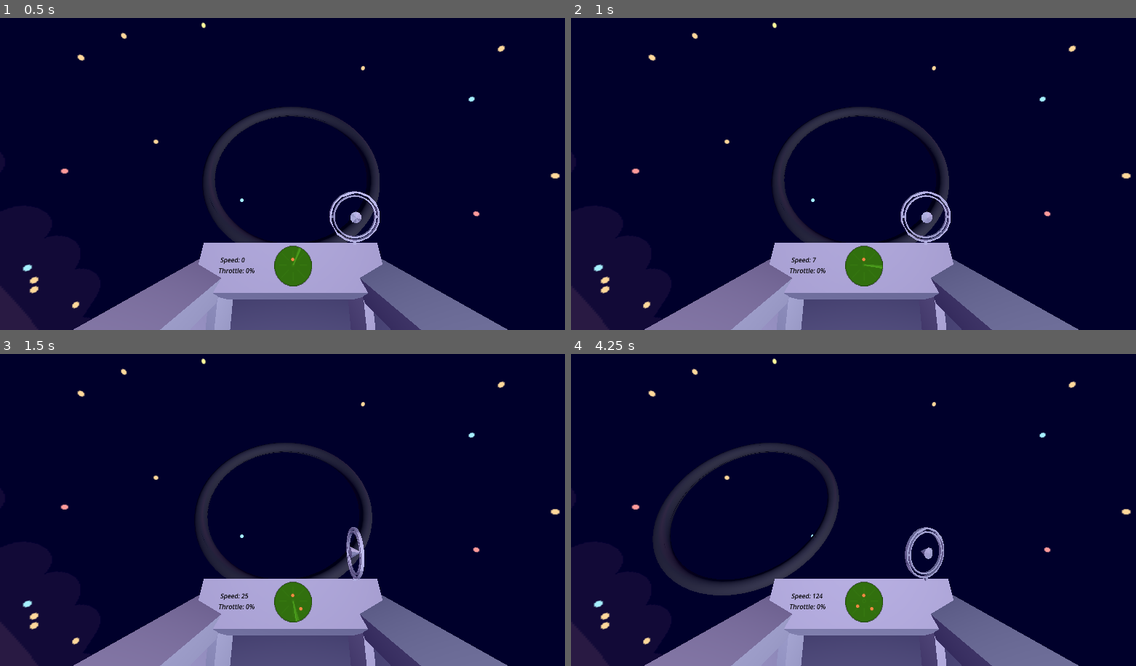
Above: before the commit, frames 1-4 (two rows, left to right).
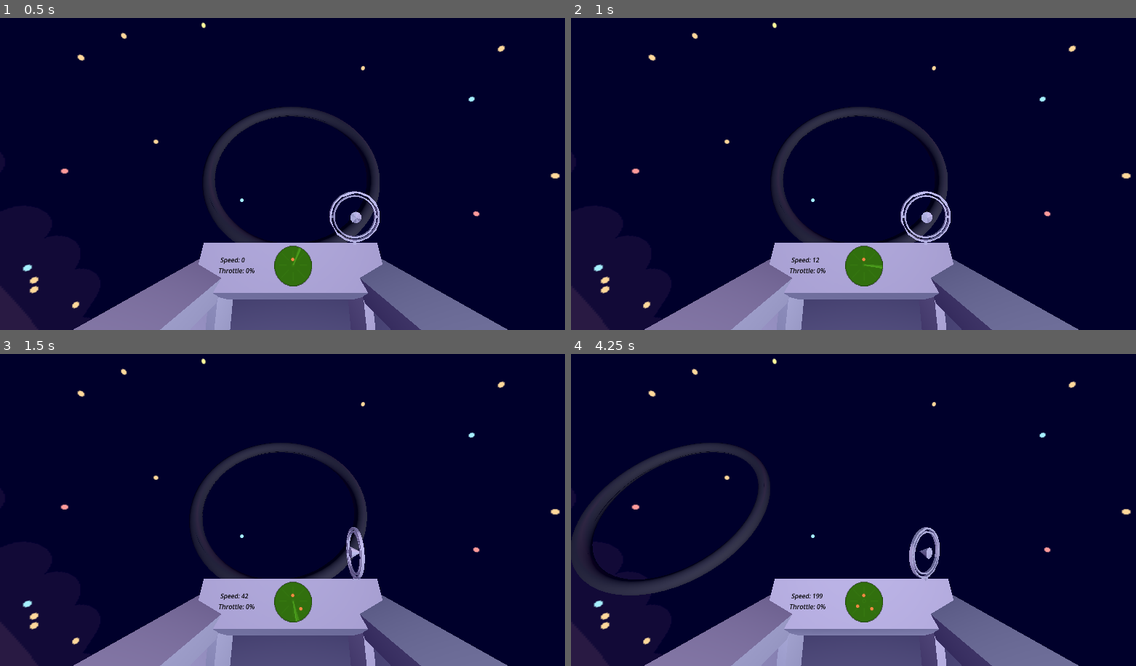
Above: after the commit, the same moments.

Repository: Chromaphasia/Noxara
Game: Godot game, scene res://Scenes/Main Scenes/system.tscn
The game is run twice, just before and just after one commit, with the same random seed, the same clock (stepped at 60 frames per second) and the same inputs.
Inputs:
- Up to frame 1 (0.5 s): no input
- Up to frame 2 (1 s): tap Enter at 0.5 s; hold D (HorizontalUp) from 0.53 s (still down); tap Space (Target) at 0.6 s
- Up to frame 3 (1.5 s): keep holding D (HorizontalUp); tap Space (Target) at 1.35 s
- Up to frame 4 (4.25 s): keep holding D (HorizontalUp); tap Space (Target) at 2.1, 2.85, 3.6 s

Frame 1 is identical in both runs. In frame 2, 0.2% of the frame differs, in the area x 37-67%, y 29-79%; in frame 3, 1.3%; in frame 4, 6.6%, in the area x 0-67%, y 28-79%.

Commit message:
Fixed max speed and dampeners

Diff:
--- /dev/null
+++ b/Scripts/Autoload/global_functions.gd
@@ -0,0 +1,8 @@
+extends Node
+
+func roundAway(x: float):
+	if x == 0:
+		return 0
+	if x < 0:
+		return floor(x)
+	return ceil(x)
--- a/Scripts/Player Ship Scripts/PlayerShip.gd
+++ b/Scripts/Player Ship Scripts/PlayerShip.gd
@@ -12,6 +12,9 @@
 var safeMode: bool
 # Get the gravity from the project settings to be synced with RigidBody nodes.
 var gravity = ProjectSettings.get_setting("physics/3d/default_gravity")
+const horizontalThrustRatio = .5
+const verticalThrustRatio = .7
+
 
 func _ready():
 	#Fixes debug message spam from look_at function
@@ -91,19 +94,20 @@
 	var secondGimbal = $"Gimbal/First Gimbal/Second Gimbal"
 	if !currentTarget:
 		if floor(velocity.length()*100) != 0:
-			firstGimbal.rotation.x = $Arrow.rotation.y
-			secondGimbal.rotation.x = -$Arrow.rotation.x
+			firstGimbal.rotation.x = move_toward(firstGimbal.rotation.x,$Arrow.rotation.y,abs(firstGimbal.rotation.x - $Arrow.rotation.y)*.5)
+			secondGimbal.rotation.x = move_toward(secondGimbal.rotation.x,-$Arrow.rotation.x,abs(secondGimbal.rotation.x+$Arrow.rotation.x)*.5)
+			#firstGimbal.rotation.x = $Arrow.rotation.y
+			#secondGimbal.rotation.x = -$Arrow.rotation.x
 		#$"Gimbal/First Gimbal/Second Gimbal/Third Gimbal".rotation.x = $Arrow.rotation.z
 		else:
-			firstGimbal.rotation.x = 0
-			secondGimbal.rotation.x = 0
+			firstGimbal.rotation.x = move_toward(firstGimbal.rotation.x, 0, abs(firstGimbal.rotation.x*.5))
+			secondGimbal.rotation.x = move_toward(secondGimbal.rotation.x, 0, abs(secondGimbal.rotation.x*.5))
 	else:
 		$hiddenTargeter.look_at(currentTarget.position)
 		firstGimbal.rotation.x = move_toward(firstGimbal.rotation.x, $hiddenTargeter.rotation.y,abs(firstGimbal.rotation.x-$hiddenTargeter.rotation.y)*.5)
-		secondGimbal.rotation.x = move_toward(secondGimbal.rotation.x, -$hiddenTargeter.rotation.x,abs(firstGimbal.rotation.x+$hiddenTargeter.rotation.x)*.5)
+		secondGimbal.rotation.x = move_toward(secondGimbal.rotation.x, -$hiddenTargeter.rotation.x,abs(secondGimbal.rotation.x+$hiddenTargeter.rotation.x)*.5)
 
 	if Input.is_action_just_pressed("Target"):
-		print("Arrow Transform:" + str($Arrow.transform.basis))
 		var previousTarget = currentTarget
 		for node in objectsInRange:
 			var trueRotation = position.direction_to(node.position)
@@ -125,6 +129,12 @@
 var printTimer = 0.0
 
 func _physics_process(delta):
+	#Establishes rotated velocity
+	var tempQuat = Quaternion(velocity.x,velocity.y,velocity.z,0)
+	tempQuat = quaternion.inverse()*tempQuat*quaternion
+	var rotatedVelocity = Vector3(tempQuat.x,tempQuat.y,tempQuat.z)
+	#print("Rotated Velocity: "+ str(rotatedVelocity))
+	tempQuat = null
 	printTimer += delta
 	#Const for converting between the pixels of mouse movement into radians. This is converting from a rather large number to a very small one.
 	const mouseVelocityAdjustment = .01
@@ -200,46 +210,56 @@
 			frameVelocity.z += throttleAmount*acceleration
 		else:
 			var localVelocityAngle = $Arrow.rotation
-			if localVelocityAngle.y < .5 * PI and localVelocityAngle.y > -.5* PI:
-				if velocity.length() < abs(maxSpeed*throttleAmount):
+			#print("Rotated Velocity Z: " + str(-rotatedVelocity.z*GlobalFunctions.roundAway(throttleAmount)) + "<"+str(maxSpeed*throttleAmount))
+			if -rotatedVelocity.z*sign(throttleAmount) < maxSpeed*abs(throttleAmount):
+				if !(-rotatedVelocity.z*sign(throttleAmount) > 0 and velocity.length() > maxSpeed*1.25):
 					frameVelocity.z = -move_toward(frameVelocity.z, maxSpeed*throttleAmount,acceleration)
-			else:
-				frameVelocity.z = -move_toward(frameVelocity.z, maxSpeed*throttleAmount,acceleration)
+
 		#Horizontal and vertical thrust
 		var horizontalThrustVector = Input.get_axis("HorizontalDown","HorizontalUp")
-		frameVelocity.x += horizontalThrustVector*acceleration*.3
+		print("Rotated Velocity X: "+str(rotatedVelocity.x)+"<"+str(maxSpeed*horizontalThrustVector))
+		if rotatedVelocity.x*GlobalFunctions.roundAway(horizontalThrustVector) < maxSpeed:
+			if !(-rotatedVelocity.x*sign(throttleAmount) > 0 and velocity.length() > maxSpeed*1.25):
+				frameVelocity.x += horizontalThrustVector*acceleration*horizontalThrustRatio
 		var verticalThrustVector = Input.get_axis("VerticalDown","VerticalUp")
-		frameVelocity.y += verticalThrustVector*acceleration*.5
+		if rotatedVelocity.y*GlobalFunctions.roundAway(verticalThrustVector) < maxSpeed:
+			if !(-rotatedVelocity.y*sign(throttleAmount) > 0 and velocity.length() > maxSpeed*1.25):
+				frameVelocity.y += verticalThrustVector*acceleration*verticalThrustRatio
 		#Velocity Pointer Arrow
 
 		$Arrow.look_at($Arrow.global_transform.origin + velocity*20,Vector3(.7,.3,0).normalized())
 
 		#Dampening
 
-		if !dampeners and floor(velocity.length()*100) != 0:
+		if dampeners and floor(velocity.length()*100) != 0:
 			var localVelocityAngle = $Arrow.rotation
 			printTimer = 0
-			print($Arrow.rotation)
-			print("Frame Velocity Z :"+str(frameVelocity.z))
-			if ((1.1*PI >= localVelocityAngle.y and localVelocityAngle.y >.5*PI) or (-1.1*PI <= localVelocityAngle.y and localVelocityAngle.y <-0.5*PI)) and frameVelocity.z == 0:
-			#if 1.5*PI > localVelocityAngle.y and localVelocityAngle.y > .5*PI and frameVelocity.z == 0:
-				print("Moving Forwards: "+ str(2000.0*(.5 - abs((localVelocityAngle.y/PI)-1.0)) * acceleration))
+			#print($Arrow.rotation)
+			#print("Frame Velocity Z :"+str(frameVelocity.z))
+			if rotatedVelocity.z > 0 and frameVelocity.z == 0:
+			#if ((1.1*PI >= localVelocityAngle.y and localVelocityAngle.y >.5*PI) or (-1.1*PI <= localVelocityAngle.y and localVelocityAngle.y <-0.5*PI)) and frameVelocity.z == 0:
+				#print("Moving Forwards: "+ str(2000.0*(.5 - abs((localVelocityAngle.y/PI)-1.0)) * acceleration))
 				frameVelocity.z -= 2.0*(.5 - abs((abs(localVelocityAngle.y)/PI)-1.0)) * acceleration
-			elif localVelocityAngle.y < .5 * PI and localVelocityAngle.y > -.5* PI and frameVelocity.z == 0:
-				print("Moving Backwards: " + str(2000.0*(.5 - abs((localVelocityAngle.y/PI))) * acceleration))
+			elif rotatedVelocity.z < 0 and frameVelocity.z == 0:
+			#elif localVelocityAngle.y < .5 * PI and localVelocityAngle.y > -.5* PI and frameVelocity.z == 0:
+				#print("Moving Backwards: " + str(2000.0*(.5 - abs((localVelocityAngle.y/PI))) * acceleration))
 				frameVelocity.z += 2.0*(.5 - abs((localVelocityAngle.y/PI))) * acceleration
-			if localVelocityAngle.y > 0 and localVelocityAngle.y < PI and frameVelocity.x == 0:
+			if rotatedVelocity.x > 0 and frameVelocity.x == 0:
+			#if localVelocityAngle.y > 0 and localVelocityAngle.y < PI and frameVelocity.x == 0:
 				print("Moving Right: "+ str(2000.0*(.5 - abs((localVelocityAngle.y/PI)-.5)) * acceleration*.3))
-				frameVelocity.x += 2.0*(.5 - abs((localVelocityAngle.y/PI)-.5)) * acceleration*.3
-			elif localVelocityAngle.y < 0 and localVelocityAngle.y > -1.0*PI and frameVelocity.x == 0:
+				frameVelocity.x += 2.0*(.5 - abs((localVelocityAngle.y/PI)-.5)) * acceleration*horizontalThrustRatio
+			elif rotatedVelocity.x < 0 and frameVelocity.x == 0:
+			#elif localVelocityAngle.y < 0 and localVelocityAngle.y > -1.0*PI and frameVelocity.x == 0:
 				print("Moving Left: "+ str(2000.0*(.5 - abs((localVelocityAngle.y/PI)+.5)) * acceleration*.3))
-				frameVelocity.x -= 2.0*(.5 - abs((localVelocityAngle.y/PI)+.5)) * acceleration*.3
-			if localVelocityAngle.x > 0 and localVelocityAngle.x < PI and frameVelocity.y == 0:
+				frameVelocity.x -= 2.0*(.5 - abs((localVelocityAngle.y/PI)+.5)) * acceleration*horizontalThrustRatio
+			if rotatedVelocity.y > 0 and frameVelocity.y == 0:
+			#if localVelocityAngle.x > 0 and localVelocityAngle.x < PI and frameVelocity.y == 0:
 				print("Moving Down: "+ str(2000.0*(.5 - abs((localVelocityAngle.x/PI)-.5)) * acceleration*.5))
-				frameVelocity.y -= 2.0*(.5 - abs((localVelocityAngle.x/PI)-.5)) * acceleration*.5
-			elif localVelocityAngle.x < 0 and localVelocityAngle.x > -1.0*PI and frameVelocity.y == 0:
+				frameVelocity.y -= 2.0*(.5 - abs((localVelocityAngle.x/PI)-.5)) * acceleration*verticalThrustRatio
+			elif rotatedVelocity.y < 0 and frameVelocity.y == 0:
+			#elif localVelocityAngle.x < 0 and localVelocityAngle.x > -1.0*PI and frameVelocity.y == 0:
 				print("Moving Up: "+ str(2000.0*(.5 - abs((localVelocityAngle.x/PI)+.5)) * acceleration*.5))
-				frameVelocity.y += 2.0*(.5 - abs((localVelocityAngle.x/PI)+.5)) * acceleration*.5
+				frameVelocity.y += 2.0*(.5 - abs((localVelocityAngle.x/PI)+.5)) * acceleration*verticalThrustRatio
 		#Rotates frame velocity to universal frame of reference
 		#This rotation vector breaks everything:
 		#(-0.724, 1.26, -1.29)
@@ -250,11 +270,11 @@
 		frameVelocity = Vector3(frameVelocityQuaternion.x,frameVelocityQuaternion.y,frameVelocityQuaternion.z)
 		#Applies frame velocity to velocity
 		velocity += frameVelocity
-		velocity = velocity.limit_length(maxSpeed)
+		#velocity = velocity.limit_length(maxSpeed)
 		#Apply velocity to position
 		position += velocity
 
 	#Update UI on Console
 	var speed = floor(velocity.length()*100)
 
-	$SubViewport/HBoxContainer/Label.text = "Speed: "+str(speed)+"\nThrottle: "+str(throttleAmount*100)+"%"
+	$SubViewport/HBoxContainer/Label.text = "Speed: "+str(floor(speed))+"\nThrottle: "+str(floor(throttleAmount*100))+"%"
--- a/project.godot
+++ b/project.godot
@@ -18,6 +18,11 @@
 [autoload]
 
 Options="*res://Scripts/Autoload/options.gd"
+GlobalFunctions="*res://Scripts/Autoload/global_functions.gd"
+
+[display]
+
+window/size/mode=3
 
 [filesystem]
 
